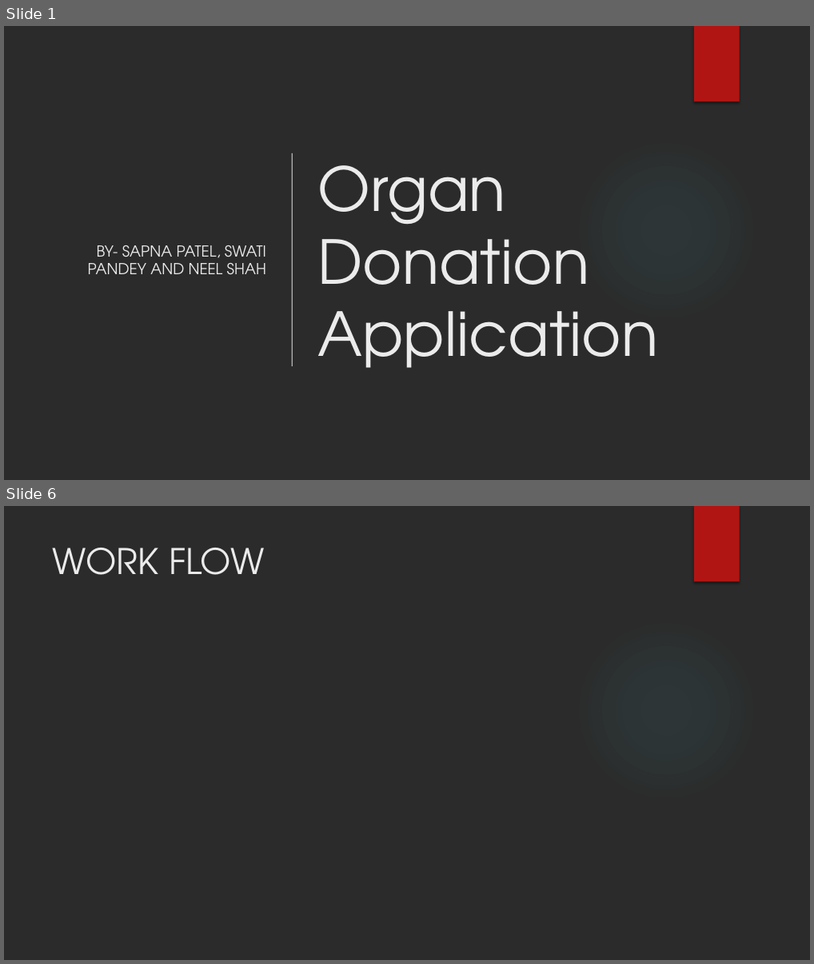
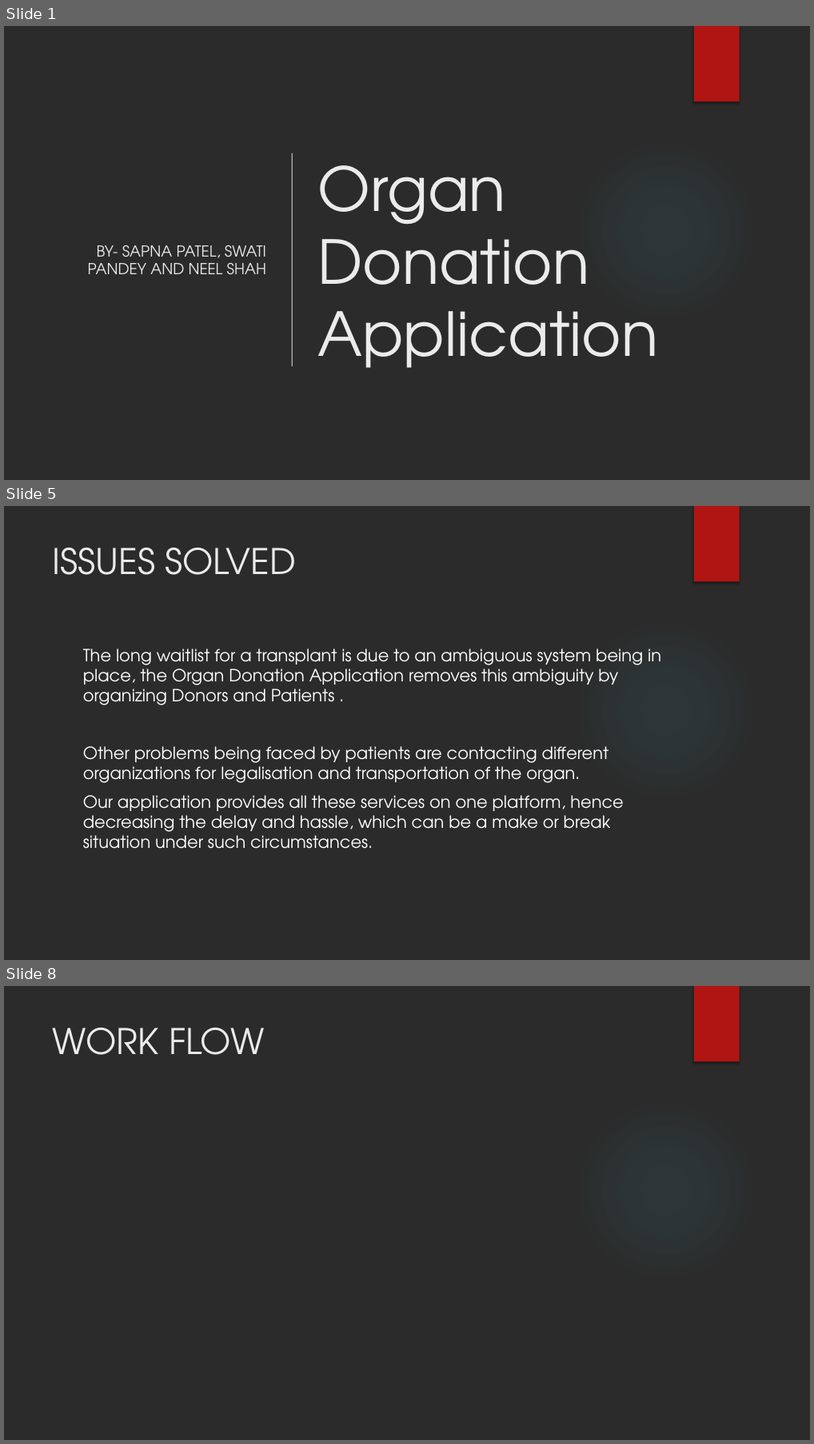
Before and after one commit to ShahNeel9/TeamProjects, a slide deck: AED FINAL PROJECT.pptx. Shown one above the other, each under a label of ours: slides 1 and 6 before the commit, slides 1, 5 and 8 after it; the slides between them are not shown. The pictures are 814x964 and 814x1444 pixels, drawn with LibreOffice and Linux fonts; fonts in the diff are those of the drawing; background and template pictures are left out; a plain dark background stands for a picture behind light text. Boxes give left, top, right and bottom in pixels: in the first picture for what was removed or moved away, otherwise in the second. Text is boxed around its words. In the diff, an @@ line names an element or a change of style, - is before the commit and + after.

```diff
--- a/AED FINAL PROJECT.pptx
+++ b/AED FINAL PROJECT.pptx
@@ slide 5 added at [4,506,810,960], background picture (left out); not listed: 2 template elements that a slide beside it also shows @@
@@ title added at [53,548,297,575], 42 pt, text #EBEBEB @@
+ISSUES SOLVED
@@ text added at [83,648,662,848], 20 pt, text #FFFFFF @@
+The long waitlist for a transplant is due to an ambiguous system being in place, the Organ Donation Application removes this ambiguity by organizing Donors and Patients .
+Other problems being faced by patients are contacting different organizations for legalisation and transportation of the organ.
+Our application provides all these services on one platform, hence decreasing the delay and hassle, which can be a make or break situation under such circumstances.
@@ what was slide 6 is now slide 8 @@
```
Also in this commit, not shown: 3 slides changed, 4 other slides added, 2 slides removed.
